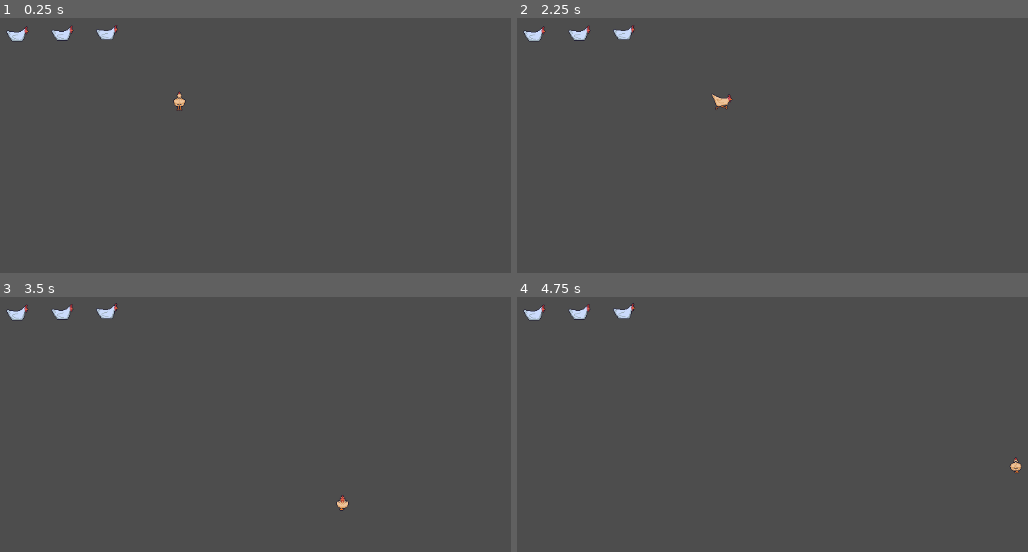
Above: before the commit, frames 1-4 (two rows, left to right).
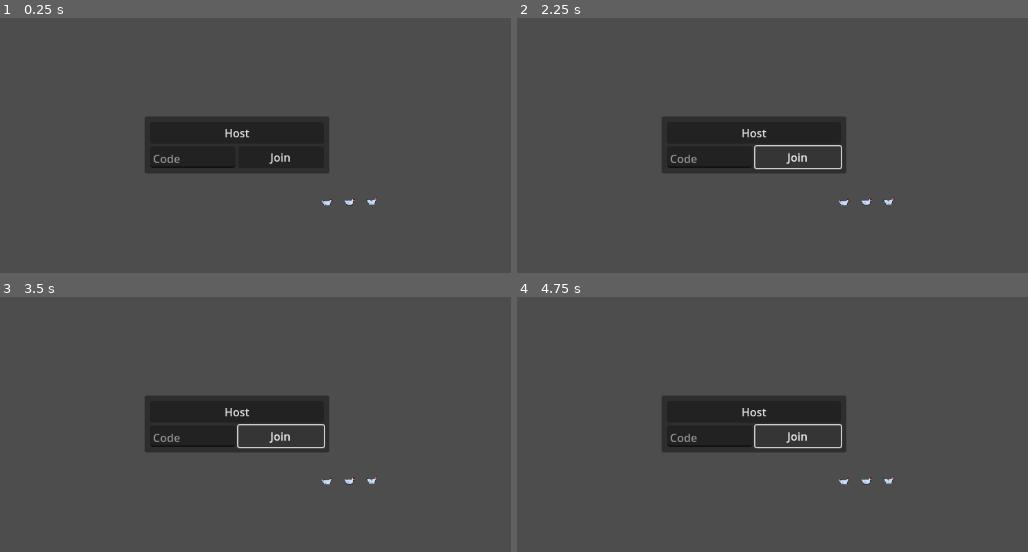
Above: after the commit, the same moments.

Repository: Vypf/space-chicken
Game: Godot game, scene res://game.tscn
Two runs of this game, one before a commit and one after it. Both use one fixed random seed, a clock stepped at 60 frames per second and the inputs below. Before the commit the project starts from res://common/dummy_scene.tscn. The engine's default icon, where the game draws it, is replaced by a stand-in: a white triangle on a blue panel in a dark square.
Inputs (mouse positions are in pixels of both pictures, inside the frame that each line leads up to):
- Up to frame 1 (0.25 s): no input
- Up to frame 2 (2.25 s): click (752, 132) at 0.5 s, where only the run after the commit has a clickable "Host"; click (798, 158) at 1.25 s, where only the run after the commit has a clickable "Join"; hold D (move_right) from 2.03 s (still down)
- Up to frame 3 (3.5 s): release D (move_right) at 2.78 s; hold S (move_down) from 2.78 s (still down)
- Up to frame 4 (4.75 s): release S (move_down) at 3.53 s; hold D (move_right) 3.53-4.28 s; hold W (move_up) from 4.28 s (still down)

The runs differ from the first frame. In frame 1, 8.5% of the frame differs, in the area x 1-74%, y 2-74%; in frame 2, 7.1%; in frame 3, 7.1%; in frame 4, 7.1%.
Error after the commit: Parse Error: Could not find type "GameInstance" in the current scope. (res://game.gd:4)

Commit message:
Ajoute le support multijoueur (#15)
- Add GodotMultiplayer extension
- Add Config to handle CLI parameters
- Add Game node that serves as a game entry point
- Add a screen to host or join a game
- Add a screen to wait your buddies before starting the game
- Handle players movements on network
- Handle picking Hens on network
- Add basic theme

Diff:
--- /dev/null
+++ b/common/dummy_scene.gd
@@ -0,0 +1,28 @@
+extends Node2D
+
+signal on_started()
+
+func _ready():
+	process_mode = Node.PROCESS_MODE_DISABLED
+
+func clear_npcs():
+	for npc in get_tree().get_nodes_in_group("sync_npc"):
+		npc.queue_free()
+
+func spawn_npcs(spawner: MultiplayerSpawner):
+	if is_multiplayer_authority():
+		var npcs = get_tree().get_nodes_in_group("sync_npc")
+		for npc in npcs:
+			var new_npc :Node= spawner.spawn(npc.scene_file_path)
+			new_npc.global_position = npc.global_position
+			npc.queue_free()
+
+func start():
+	if not multiplayer.is_server():
+		return
+	_start.rpc()
+
+@rpc("any_peer", "call_local")
+func _start():
+	process_mode = Node.PROCESS_MODE_ALWAYS
+	on_started.emit()
--- a/common/dummy_scene.tscn
+++ b/common/dummy_scene.tscn
@@ -1,12 +1,10 @@
 [gd_scene load_steps=3 format=3 uid="uid://cmebmotxueji1"]
 
+[ext_resource type="Script" uid="uid://dhrfndqbbpfyb" path="res://common/dummy_scene.gd" id="1_5yn0h"]
 [ext_resource type="PackedScene" uid="uid://32r1y35wu16o" path="res://pickups/hen.tscn" id="1_7em6a"]
-[ext_resource type="PackedScene" uid="uid://ct2po3rn5crwy" path="res://player/player.tscn" id="2_5yn0h"]
 
 [node name="DummyScene" type="Node2D"]
-
-[node name="Player" parent="." instance=ExtResource("2_5yn0h")]
-position = Vector2(493, 261)
+script = ExtResource("1_5yn0h")
 
 [node name="Hen" parent="." instance=ExtResource("1_7em6a")]
 position = Vector2(260, 161)
--- /dev/null
+++ b/config.gd
@@ -0,0 +1,89 @@
+extends Node
+
+var arguments := {}:
+	get:
+		var parsed_args := {}
+		var args = OS.get_cmdline_args()
+
+		for i in range(args.size()):
+			var arg = args[i]
+
+			if arg.begins_with("--"):
+				var key = arg.trim_prefix("--")
+
+				# format --key=value
+				if "=" in arg:
+					var kv = arg.split("=")
+					key = kv[0].trim_prefix("--")
+					var value = _convert_value(kv[1])
+					_add_argument(parsed_args, key, value)
+
+				# format --key VALUE (séparés par un espace)
+				elif i + 1 < args.size() and not args[i + 1].begins_with("--"):
+					var value = _convert_value(args[i + 1])
+					_add_argument(parsed_args, key, value)
+
+				# format --flag (bool)
+				else:
+					parsed_args[key] = true
+			else:
+				# TODO: Fallback to old args from Lobby need to mutualise it. This file is the most up to date.
+				if "=" in arg:
+					var kv = arg.split("=")
+					var key = kv[0]
+					var value = _convert_value(kv[1])
+					_add_argument(parsed_args, key, value)
+
+		# fallback environment
+		if not parsed_args.has("environment"):
+			var env_environment = OS.get_environment("ENVIRONMENT")
+			if env_environment != "":
+				parsed_args["environment"] = env_environment
+
+		parsed_args.headless = DisplayServer.get_window_list().size() == 0
+		return parsed_args
+
+
+var is_production: bool:
+	get:
+		var args = arguments
+		return (
+			OS.has_feature("production")
+			or (args.has("environment") and args["environment"] == "production")
+		)
+
+
+func _ready():
+	if arguments.has("username"):
+		get_window().title = arguments["username"]
+
+
+func _add_argument(parsed: Dictionary, key: String, value) -> void:
+	# auto-détection dictionnaire ou array
+	if typeof(value) == TYPE_STRING and "=" in value:
+		var kv = value.split("=")
+		if kv.size() == 2:
+			if not parsed.has(key) or typeof(parsed[key]) != TYPE_DICTIONARY:
+				parsed[key] = {}
+			parsed[key][kv[0]] = _convert_value(kv[1])
+	else:
+		if not parsed.has(key):
+			parsed[key] = value
+		elif typeof(parsed[key]) == TYPE_ARRAY:
+			parsed[key].append(value)
+		else:
+			parsed[key] = [parsed[key], value]
+
+
+func _convert_value(raw: String):
+	# essaie de caster en bool, int ou float
+	var lower = raw.to_lower()
+	if lower == "true":
+		return true
+	elif lower == "false":
+		return false
+	elif raw.is_valid_int():
+		return int(raw)
+	elif raw.is_valid_float():
+		return float(raw)
+	return raw
--- /dev/null
+++ b/game.gd
@@ -0,0 +1,104 @@
+extends Node2D
+class_name Game
+
+@onready var game_instance: GameInstance = %GameInstance
+@onready var lobby_client: LobbyClient = %LobbyClient
+@onready var online_multiplayer_screen = %OnlineMultiplayerScreen
+@onready var lobby_manager: LobbyManager = %LobbyManager
+@onready var waiting_room: WaitingRoom = %WaitingRoom
+@onready var player_spawner:PlayerSpawner = %PlayerSpawner
+@onready var lobby_server:LobbyServer = %LobbyServer
+@onready var level = %Level
+@onready var npc_spawner: MultiplayerSpawner = %NPCSpawner
+
+const TYPES := {
+	"PLAYER": "PLAYER",
+	"SERVER": "room",
+	"LOBBY": "lobby"
+}
+var type:String:
+	get:
+		return Config.arguments.get("server_type", TYPES.PLAYER)
+
+# TODO: move to root after lobby refactoring
+const SERVER_URL: String = "games.yvonnickfrin.dev/survivors"
+const PORT = 17018
+func get_game_instance_url(port: int) -> String:
+	if Config.is_production:
+		return "wss://" + SERVER_URL + "?port=" + str(port)
+	return "ws://localhost:" + str(port)
+
+func get_lobby_manager_url() -> String:
+	if Config.is_production:
+		return "wss://" + SERVER_URL
+	return "ws://localhost:" + str(PORT)
+
+func _ready():
+	if type == TYPES.PLAYER:
+		_set_window_title(TYPES.PLAYER)
+		print("client is " + TYPES.PLAYER)
+		level.clear_npcs()
+		waiting_room.on_ready.connect(func(peer_id):
+			lobby_manager.ready_peer(peer_id)
+		)
+		waiting_room.on_start_clicked.connect(func():
+			lobby_manager.start()
+		)
+		level.on_started.connect(func():
+			hide_screen(waiting_room)
+		)
+		lobby_manager.on_slots_update.connect(func(slots):
+			waiting_room.peer_id = multiplayer.get_unique_id()
+			waiting_room.slots = slots
+		)
+		game_instance.code_received.connect(func(code):
+			hide_screen(online_multiplayer_screen)
+			waiting_room.show()
+		)
+		online_multiplayer_screen.on_lobby_joined.connect(func(port):
+			print(get_game_instance_url(port))
+			game_instance.create_client(get_game_instance_url(port))
+		)
+		lobby_client.join(get_lobby_manager_url())
+	elif type == TYPES.SERVER:
+		_set_window_title(TYPES.SERVER)
+		lobby_manager.on_game_start_requested.connect(func(slots):
+			player_spawner.spawn_players(slots)
+			level.spawn_npcs(npc_spawner)
+			level.start()
+		)
+		hide_screen(online_multiplayer_screen)
+		print("client is " + TYPES.SERVER)
+		var port = Config.arguments.get("port", null)
+		var code = Config.arguments.get("code", null)
+		game_instance.create_server(port, code)
+		lobby_client.lobby_info = {
+			"port": port, "code": code, "pId": OS.get_process_id()
+		}
+		lobby_client.join(get_lobby_manager_url())
+
+		if (port == null or code == null):
+			print("Can't start game instance because port or code is missing.")
+			return
+	elif type == TYPES.LOBBY:
+		_set_window_title(TYPES.LOBBY)
+		DisplayServer.window_set_title('Lobby')
+		lobby_server._paths = Config.arguments.get("paths", {})
+		lobby_server._executable_paths = Config.arguments.get("executable_paths", {})
+		lobby_server._log_folder = Config.arguments.get("log_folder", "")
+		lobby_server._environment = Config.arguments.get("environment", "development")
+		lobby_server.start(Config.arguments.get("port", PORT))
+	else:
+		print(type + " type is not supported.")
+
+
+func hide_screen(screen: Control):
+	screen.hide()
+	screen.mouse_filter = Control.MOUSE_FILTER_IGNORE
+	screen.set_process(false)
+	screen.set_process_input(false)
+
+func _set_window_title(title: String):
+	var window = get_window()
+	if window:
+		window.title = title
--- /dev/null
+++ b/game.tscn
@@ -0,0 +1,65 @@
+[gd_scene load_steps=11 format=3 uid="uid://23f2lnjlgdhf"]
+
+[ext_resource type="Script" uid="uid://dg6w4mpejdt0q" path="res://game.gd" id="1_e2o6t"]
+[ext_resource type="PackedScene" uid="uid://csi27e1uhde5i" path="res://menus/online_multiplayer_screen.tscn" id="2_e2o6t"]
+[ext_resource type="Script" uid="uid://duduqyiwbiuho" path="res://addons/godot_multiplayer/game/game_instance.gd" id="3_feb5d"]
+[ext_resource type="PackedScene" uid="uid://c6klart7xn108" path="res://menus/waiting_room.tscn" id="3_ryrav"]
+[ext_resource type="Script" uid="uid://b6xd7jiuwinua" path="res://addons/godot_multiplayer/lobby/lobby_client.gd" id="4_fc0e3"]
+[ext_resource type="Script" uid="uid://bmiddwn30p52v" path="res://addons/godot_multiplayer/lobby/lobby_manager.gd" id="5_7jktm"]
+[ext_resource type="PackedScene" uid="uid://cmebmotxueji1" path="res://common/dummy_scene.tscn" id="7_eow3j"]
+[ext_resource type="Script" uid="uid://c8scq0u65cci" path="res://addons/godot_multiplayer/lobby/lobby_server.gd" id="7_hve3p"]
+[ext_resource type="Script" uid="uid://x3ptl6rgkiyc" path="res://addons/godot_multiplayer/game/player_spawner.gd" id="8_vef74"]
+[ext_resource type="Script" uid="uid://c4eqsjqskcgyt" path="res://addons/godot_multiplayer/game/npc_spawner.gd" id="10_hve3p"]
+
+[node name="Game" type="Node2D"]
+script = ExtResource("1_e2o6t")
+
+[node name="CanvasLayer" type="CanvasLayer" parent="."]
+
+[node name="OnlineMultiplayerScreen" parent="CanvasLayer" node_paths=PackedStringArray("lobby_client") instance=ExtResource("2_e2o6t")]
+unique_name_in_owner = true
+lobby_client = NodePath("../../LobbyClient")
+
+[node name="WaitingRoom" parent="CanvasLayer" instance=ExtResource("3_ryrav")]
+unique_name_in_owner = true
+visible = false
+
+[node name="GameInstance" type="Node" parent="."]
+unique_name_in_owner = true
+script = ExtResource("3_feb5d")
+metadata/_custom_type_script = "uid://duduqyiwbiuho"
+
+[node name="LobbyClient" type="Node" parent="."]
+unique_name_in_owner = true
+script = ExtResource("4_fc0e3")
+game = "space-chicken"
+metadata/_custom_type_script = "uid://b6xd7jiuwinua"
+
+[node name="LobbyManager" type="Node" parent="."]
+unique_name_in_owner = true
+script = ExtResource("5_7jktm")
+metadata/_custom_type_script = "uid://bmiddwn30p52v"
+
+[node name="LobbyServer" type="Node" parent="."]
+unique_name_in_owner = true
+script = ExtResource("7_hve3p")
+metadata/_custom_type_script = "uid://c8scq0u65cci"
+
+[node name="Level" parent="." instance=ExtResource("7_eow3j")]
+unique_name_in_owner = true
+
+[node name="PlayerSpawner" type="MultiplayerSpawner" parent="Level"]
+unique_name_in_owner = true
+script = ExtResource("8_vef74")
+player_scene_path = "uid://ct2po3rn5crwy"
+spawn_root = NodePath("..")
+metadata/_custom_type_script = "uid://x3ptl6rgkiyc"
+
+[node name="NPCSpawner" type="MultiplayerSpawner" parent="Level"]
+unique_name_in_owner = true
+_spawnable_scenes = PackedStringArray("uid://32r1y35wu16o")
+spawn_path = NodePath("..")
+script = ExtResource("10_hve3p")
+
+[node name="Camera2D" type="Camera2D" parent="."]
+zoom = Vector2(0.5, 0.5)
--- /dev/null
+++ b/menus/lobby_panel.gd
@@ -0,0 +1,25 @@
+extends PanelContainer
+class_name LobbyPanel
+
+@onready var host: Button = %Host
+@onready var code_input: TextEdit = %CodeInput
+@onready var join: Button = %Join
+
+var code: String = ""
+
+signal on_host_click
+signal on_join_click(code: String)
+
+func _ready():
+	host.pressed.connect(_on_host_pressed)
+	code_input.text_changed.connect(_on_code_changed)
+	join.pressed.connect(_on_join_pressed)
+
+func _on_host_pressed():
+	on_host_click.emit()
+
+func _on_join_pressed():
+	on_join_click.emit(code)
+
+func _on_code_changed():
+	code = code_input.text
--- /dev/null
+++ b/menus/lobby_panel.tscn
@@ -0,0 +1,33 @@
+[gd_scene load_steps=2 format=3 uid="uid://bp6sjera525ip"]
+
+[ext_resource type="Script" uid="uid://cl0yihd6kjlfx" path="res://menus/lobby_panel.gd" id="1_ndgvn"]
+
+[node name="LobbyPanel" type="PanelContainer"]
+script = ExtResource("1_ndgvn")
+
+[node name="MarginContainer" type="MarginContainer" parent="."]
+layout_mode = 2
+
+[node name="VBoxContainer" type="VBoxContainer" parent="MarginContainer"]
+custom_minimum_size = Vector2(250, 0)
+layout_mode = 2
+
+[node name="Host" type="Button" parent="MarginContainer/VBoxContainer"]
+unique_name_in_owner = true
+layout_mode = 2
+text = "Host"
+
+[node name="HBoxContainer" type="HBoxContainer" parent="MarginContainer/VBoxContainer"]
+layout_mode = 2
+
+[node name="CodeInput" type="TextEdit" parent="MarginContainer/VBoxContainer/HBoxContainer"]
+unique_name_in_owner = true
+layout_mode = 2
+size_flags_horizontal = 3
+placeholder_text = "Code"
+
+[node name="Join" type="Button" parent="MarginContainer/VBoxContainer/HBoxContainer"]
+unique_name_in_owner = true
+layout_mode = 2
+size_flags_horizontal = 3
+text = "Join"
--- /dev/null
+++ b/menus/online_multiplayer_screen.gd
@@ -0,0 +1,45 @@
+extends Control
+class_name OnlineMultiplayerScreen
+
+@export var lobby_client: LobbyClient
+
+@onready var lobby_panel: LobbyPanel = %LobbyPanel
+
+signal on_lobby_joined(port: int)
+
+var _requested_lobby_code: String
+
+func _ready():
+	lobby_client.lobby_connected.connect(_on_lobby_connected)
+	lobby_client.lobby_created.connect(_on_lobby_created)
+	lobby_panel.on_host_click.connect(_on_host_click)
+	lobby_panel.on_join_click.connect(_on_join_click)
+
+func _on_lobby_connected(peer_id: int, lobby_info: Dictionary):
+	if lobby_info.code == _requested_lobby_code:
+		on_lobby_joined.emit(lobby_info.port)
+
+func _on_lobby_created(code):
+	_requested_lobby_code = code
+
+func _on_host_click():
+	lobby_client.create()
+
+func _on_join_click(code: String):
+	var peer_id: String = _find_key(lobby_client.lobbies, func(key, value):
+		return value.code == code
+	, "")
+	if not peer_id.is_empty():
+		var lobby_info: Dictionary = lobby_client.lobbies[peer_id]
+		on_lobby_joined.emit(lobby_info.port)
+
+## Retourne la première clé du dictionnaire pour laquelle le callable renvoie true.
+## - dict: Dictionary à parcourir
+## - predicate: un Callable qui reçoit (key, value)
+## - default: valeur retournée si aucune clé ne correspond
+func _find_key(dict: Dictionary, predicate: Callable, default : Variant = null):
+	for key in dict.keys():
+		var value = dict[key]
+		if predicate.call(key, value):
+			return key
+	return default
--- /dev/null
+++ b/menus/online_multiplayer_screen.tscn
@@ -0,0 +1,27 @@
+[gd_scene load_steps=3 format=3 uid="uid://csi27e1uhde5i"]
+
+[ext_resource type="Script" uid="uid://cou22fmqoqlcx" path="res://menus/online_multiplayer_screen.gd" id="1_dxnvq"]
+[ext_resource type="PackedScene" uid="uid://bp6sjera525ip" path="res://menus/lobby_panel.tscn" id="1_x4bum"]
+
+[node name="OnlineMultiplayerScreen" type="Control"]
+layout_mode = 3
+anchors_preset = 15
+anchor_right = 1.0
+anchor_bottom = 1.0
+grow_horizontal = 2
+grow_vertical = 2
+script = ExtResource("1_dxnvq")
+
+[node name="CenterContainer" type="CenterContainer" parent="."]
+layout_mode = 1
+anchors_preset = 8
+anchor_left = 0.5
+anchor_top = 0.5
+anchor_right = 0.5
+anchor_bottom = 0.5
+grow_horizontal = 2
+grow_vertical = 2
+
+[node name="LobbyPanel" parent="CenterContainer" instance=ExtResource("1_x4bum")]
+unique_name_in_owner = true
+layout_mode = 2
--- /dev/null
+++ b/menus/player_slot.gd
@@ -0,0 +1,26 @@
+@tool
+class_name PlayerSlot extends Control
+
+@onready var ready_button = %ReadyButton
+@onready var ready_label = %ReadyLabel
+
+signal on_ready_clicked
+
+@export var can_click:= false:
+	set(value):
+		can_click = value
+		ready_button.disabled = not can_click
+@export var is_ready := false:
+	set(value):
+		is_ready = value
+		if is_ready:
+			ready_button.visible = false
+			ready_label.text = "Readied!"
+		else:
+			ready_button.visible = true
+			ready_label.text = ""
+
+func _ready():
+	ready_button.pressed.connect(func():
+		on_ready_clicked.emit()
+	)
--- /dev/null
+++ b/menus/player_slot.tscn
@@ -0,0 +1,55 @@
+[gd_scene load_steps=3 format=3 uid="uid://dety1mr3r2ho0"]
+
+[ext_resource type="Script" uid="uid://djvvrupsluljy" path="res://menus/player_slot.gd" id="1_v75lr"]
+[ext_resource type="Texture2D" uid="uid://dyf2tlsdgaykh" path="res://icon.svg" id="2_wsl4u"]
+
+[node name="PlayerSlot" type="Control"]
+layout_mode = 3
+anchors_preset = 15
+anchor_right = 1.0
+anchor_bottom = 1.0
+grow_horizontal = 2
+grow_vertical = 2
+script = ExtResource("1_v75lr")
+
+[node name="Panel" type="Panel" parent="."]
+unique_name_in_owner = true
+layout_mode = 1
+anchors_preset = 15
+anchor_right = 1.0
+anchor_bottom = 1.0
+grow_horizontal = 2
+grow_vertical = 2
+
+[node name="MarginContainer" type="MarginContainer" parent="Panel"]
+layout_mode = 1
+anchors_preset = 15
+anchor_right = 1.0
+anchor_bottom = 1.0
+grow_horizontal = 2
+grow_vertical = 2
+
+[node name="VBoxContainer" type="VBoxContainer" parent="Panel/MarginContainer"]
+layout_mode = 2
+
+[node name="CenterContainer" type="CenterContainer" parent="Panel/MarginContainer/VBoxContainer"]
+layout_mode = 2
+size_flags_vertical = 3
+
+[node name="TextureRect" type="TextureRect" parent="Panel/MarginContainer/VBoxContainer/CenterContainer"]
+layout_mode = 2
+texture = ExtResource("2_wsl4u")
+
+[node name="CenterContainer2" type="CenterContainer" parent="Panel/MarginContainer/VBoxContainer"]
+custom_minimum_size = Vector2(0, 50)
+layout_mode = 2
+size_flags_vertical = 0
+
+[node name="ReadyButton" type="Button" parent="Panel/MarginContainer/VBoxContainer/CenterContainer2"]
+unique_name_in_owner = true
+layout_mode = 2
+text = "Ready"
+
+[node name="ReadyLabel" type="Label" parent="Panel/MarginContainer/VBoxContainer/CenterContainer2"]
+unique_name_in_owner = true
+layout_mode = 2
--- /dev/null
+++ b/menus/waiting_room.gd
@@ -0,0 +1,62 @@
+@tool
+extends Control
+class_name WaitingRoom
+
+@onready var h_box_container = %HBoxContainer
+@onready var start_button: Button = %StartButton
+
+const PLAYER_SLOT = preload("uid://dety1mr3r2ho0")
+
+signal on_ready(peer_id:int)
+signal on_start_clicked()
+
+var slots :Array[LobbySlot]= []:
+	set(value):
+		slots = value
+		_set_player_slots()
+var peer_id: int
+
+var _is_host: bool:
+	get:
+		if slots.is_empty():
+			return false
+		return peer_id == slots[0].peer_id
+
+var _are_all_taken_slots_readied: bool:
+	get:
+		return slots.all(func(slot):
+			if slot.peer_id == -1:
+				return true
+			return slot.is_ready
+		)
+
+func _ready():
+	_set_player_slots()
+	start_button.pressed.connect(func():
+		on_start_clicked.emit()
+	)
+
+func _set_player_slots():
+	if not h_box_container:
+		return
+
+	if _is_host and _are_all_taken_slots_readied:
+		start_button.disabled = false
+	else:
+		start_button.disabled = true
+
+	var children = h_box_container.get_children()
+	for child in children:
+		h_box_container.call_deferred("remove_child", child)
+
+	for slot in slots:
+		var player_slot :PlayerSlot= PLAYER_SLOT.instantiate()
+
+		h_box_container.add_child(player_slot)
+		player_slot.owner = h_box_container
+		player_slot.is_ready = slot.is_ready
+		player_slot.can_click = peer_id == slot.peer_id
+		player_slot.size_flags_horizontal = Control.SIZE_EXPAND_FILL
+		player_slot.on_ready_clicked.connect(func():
+			on_ready.emit(slot.peer_id)
+		)
--- /dev/null
+++ b/menus/waiting_room.tscn
@@ -0,0 +1,45 @@
+[gd_scene load_steps=2 format=3 uid="uid://c6klart7xn108"]
+
+[ext_resource type="Script" uid="uid://dnxc380uqxsex" path="res://menus/waiting_room.gd" id="1_dok4q"]
+
+[node name="WaitingRoom" type="Control"]
+layout_mode = 3
+anchors_preset = 15
+anchor_right = 1.0
+anchor_bottom = 1.0
+grow_horizontal = 2
+grow_vertical = 2
+script = ExtResource("1_dok4q")
+
+[node name="VBoxContainer" type="VBoxContainer" parent="."]
+layout_mode = 1
+anchors_preset = 15
+anchor_right = 1.0
+anchor_bottom = 1.0
+grow_horizontal = 2
+grow_vertical = 2
+
+[node name="HBoxContainer" type="HBoxContainer" parent="VBoxContainer"]
+unique_name_in_owner = true
+layout_mode = 2
+size_flags_vertical = 3
+
+[node name="Panel" type="Panel" parent="VBoxContainer"]
+custom_minimum_size = Vector2(0, 50)
+layout_mode = 2
+
+[node name="MarginContainer" type="MarginContainer" parent="VBoxContainer/Panel"]
+layout_mode = 1
+anchors_preset = 15
+anchor_right = 1.0
+anchor_bottom = 1.0
+grow_horizontal = 2
+grow_vertical = 2
+
+[node name="CenterContainer" type="CenterContainer" parent="VBoxContainer/Panel/MarginContainer"]
+layout_mode = 2
+
+[node name="StartButton" type="Button" parent="VBoxContainer/Panel/MarginContainer/CenterContainer"]
+unique_name_in_owner = true
+layout_mode = 2
+text = "Start"
--- a/pickups/hen.tscn
+++ b/pickups/hen.tscn
@@ -28,6 +28,11 @@
 [sub_resource type="CircleShape2D" id="CircleShape2D_rnlhb"]
 radius = 17.0
 
+[sub_resource type="SceneReplicationConfig" id="SceneReplicationConfig_estn1"]
+properties/0/path = NodePath(".:global_transform")
+properties/0/spawn = true
+properties/0/replication_mode = 2
+
 [node name="Hen" type="Area2D"]
 collision_layer = 0
 collision_mask = 0
@@ -42,3 +47,6 @@
 [node name="CollisionShape2D" type="CollisionShape2D" parent="."]
 position = Vector2(0, 2)
 shape = SubResource("CircleShape2D_rnlhb")
+
+[node name="MultiplayerSynchronizer" type="MultiplayerSynchronizer" parent="."]
+replication_config = SubResource("SceneReplicationConfig_estn1")
--- a/pickups/pickable.gd
+++ b/pickups/pickable.gd
@@ -2,6 +2,7 @@
 class_name Pickable extends Area2D
 
 func _ready():
+	add_to_group("sync_npc")
 	# Layer 3 : Pickable (0010...)
 	collision_layer = 4
 	# Layer 1 : Player (1000...)
@@ -13,5 +14,7 @@
 func interact(player: CharacterBody2D)
 
 func _on_body_entered(player: Node2D):
+	if not is_multiplayer_authority():
+		return
 	if player is CharacterBody2D:
 		interact(player)
--- a/player/player.gd
+++ b/player/player.gd
@@ -4,12 +4,23 @@
 @export var max_speed := 300.0
 @export var acceleration := 1800.0
 @export var deceleration := 1200.0
+@onready var input: OnlineInput = %Input
 
 var last_facing_direction := Vector2(0, -1)
 
-func _physics_process(delta: float) -> void:
+func _ready():
+		# Avatar's input object is owned by player
+	var input = find_child("Input")
+	if input != null:
+		input.set_multiplayer_authority(int(name))
+		print("Set input(%s) ownership to %s" % [name, multiplayer.get_unique_id()])
 
-	var direction := Input.get_vector("move_left", "move_right", "move_up", "move_down")
+
+func _physics_process(delta) -> void:
+	if not is_multiplayer_authority():
+		return
+
+	var direction := input.direction
 	var has_input_direction := direction.length() > 0.0
 
 	if has_input_direction:
@@ -20,6 +31,8 @@
 
 	move_and_slide()
 
+
+func _process(delta):
 	var idle = !velocity
 
 	if !idle:
--- a/player/player.tscn
+++ b/player/player.tscn
@@ -1,7 +1,8 @@
-[gd_scene load_steps=28 format=3 uid="uid://ct2po3rn5crwy"]
+[gd_scene load_steps=31 format=3 uid="uid://ct2po3rn5crwy"]
 
 [ext_resource type="Texture2D" uid="uid://53fh04v3j7bv" path="res://player/chicken.png" id="1_oul6g"]
 [ext_resource type="Script" uid="uid://dks1gewrn0mnj" path="res://player/player.gd" id="1_rkbax"]
+[ext_resource type="Script" uid="uid://d1ei3myjpdmqy" path="res://addons/godot_multiplayer/game/input.gd" id="3_g1dw6"]
 
 [sub_resource type="CircleShape2D" id="CircleShape2D_hg6s5"]
 radius = 5.0990195
@@ -299,6 +300,19 @@
 &"run_right": SubResource("Animation_rgyib")
 }
 
+[sub_resource type="SceneReplicationConfig" id="SceneReplicationConfig_g1dw6"]
+properties/0/path = NodePath(".:direction")
+properties/0/spawn = true
+properties/0/replication_mode = 1
+
+[sub_resource type="SceneReplicationConfig" id="SceneReplicationConfig_yw30f"]
+properties/0/path = NodePath(".:global_transform")
+properties/0/spawn = true
+properties/0/replication_mode = 1
+properties/1/path = NodePath(".:velocity")
+properties/1/spawn = true
+properties/1/replication_mode = 1
+
 [node name="Player" type="CharacterBody2D"]
 collision_mask = 6
 script = ExtResource("1_rkbax")
@@ -326,3 +340,14 @@
 libraries = {
 &"": SubResource("AnimationLibrary_g1dw6")
 }
+
+[node name="Input" type="Node" parent="."]
+unique_name_in_owner = true
+script = ExtResource("3_g1dw6")
+metadata/_custom_type_script = "uid://d1ei3myjpdmqy"
+
+[node name="MultiplayerSynchronizer" type="MultiplayerSynchronizer" parent="Input"]
+replication_config = SubResource("SceneReplicationConfig_g1dw6")
+
+[node name="MultiplayerSynchronizer" type="MultiplayerSynchronizer" parent="."]
+replication_config = SubResource("SceneReplicationConfig_yw30f")
--- a/project.godot
+++ b/project.godot
@@ -11,14 +11,30 @@
 [application]
 
 config/name="Space Chicken"
-run/main_scene="uid://cmebmotxueji1"
+run/main_scene="uid://23f2lnjlgdhf"
 config/features=PackedStringArray("4.5", "GL Compatibility")
 config/icon="res://icon.svg"
+
+[autoload]
+
+Config="*res://config.gd"
 
 [display]
 
 window/stretch/mode="canvas_items"
 window/stretch/scale_mode="integer"
+
+[editor_plugins]
+
+enabled=PackedStringArray("res://addons/godot_multiplayer/plugin.cfg")
+
+[global_group]
+
+sync_npc=""
+
+[gui]
+
+theme/custom="uid://c4vjpbjeeo4cp"
 
 [input]
 
--- /dev/null
+++ b/theme.tres
@@ -0,0 +1,7 @@
+[gd_resource type="Theme" load_steps=0 format=3 uid="uid://c4vjpbjeeo4cp"]
+
+[resource]
+MarginContainer/constants/margin_bottom = 8
+MarginContainer/constants/margin_left = 8
+MarginContainer/constants/margin_right = 8
+MarginContainer/constants/margin_top = 8
Not shown, added: common/dummy_scene.gd.uid
Not shown, added: config.gd.uid
Not shown, added: game.gd.uid
Not shown, added: menus/lobby_panel.gd.uid
Not shown, added: menus/online_multiplayer_screen.gd.uid
Not shown, added: menus/player_slot.gd.uid
Not shown, added: menus/waiting_room.gd.uid
Not shown: 1 places in pickups/hen.tscn that only renumber resources
